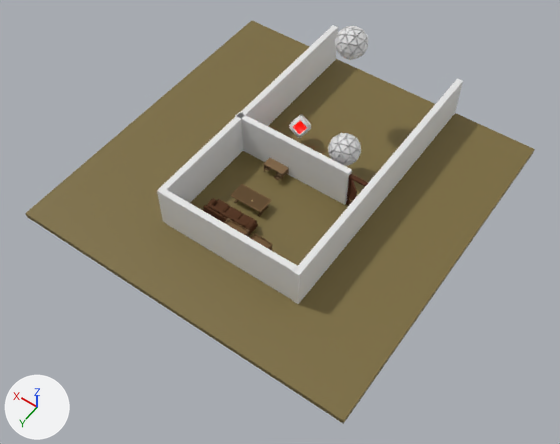
Renders of the Blender file assets/world.blend from each side of a commit.
Both versions are drawn from a 50 mm camera at (-22.3, 32.3, 45.0) aimed at (-2.2, 4.2, 0.8). Arrows for +X, +Y and +Z are at lower left; the lights stay in place.

The first picture shows 'Cube', 'Foo', 'Foo.001', 'Plane', 'Sofa2.001', 'Table2.001', 'Wall', 'Wall.001', 'Wall.002', 'Wall.003'.
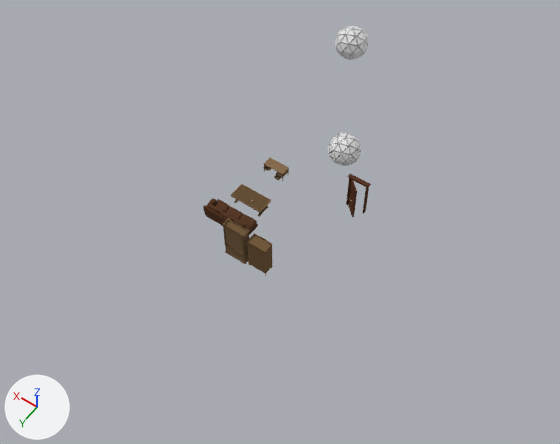
What differs and where, as boxes [x1, y1, x2, y2] in the pictures (560 x 444 px):
'Plane', hidden (yellow): before [25, 21, 535, 424]
'Wall.001', hidden: before [157, 25, 338, 224]
'Wall', hidden: before [292, 78, 463, 304]
'Wall.002', hidden: before [162, 190, 298, 300]
'Wall.003', hidden: before [235, 112, 352, 205]
'Cube', hidden: before [289, 114, 311, 138]

Edits to the bpy script that builds the scene:
```text
Change ob_cube:
    add ob_cube.hide_set(True)
Change ob_plane:
    add ob_plane.hide_set(True)
Change ob_wall:
    add ob_wall.hide_set(True)
Change ob_wall_001:
    add ob_wall_001.hide_set(True)
Change ob_wall_002:
    add ob_wall_002.hide_set(True)
Change ob_wall_003:
    add ob_wall_003.hide_set(True)
```
